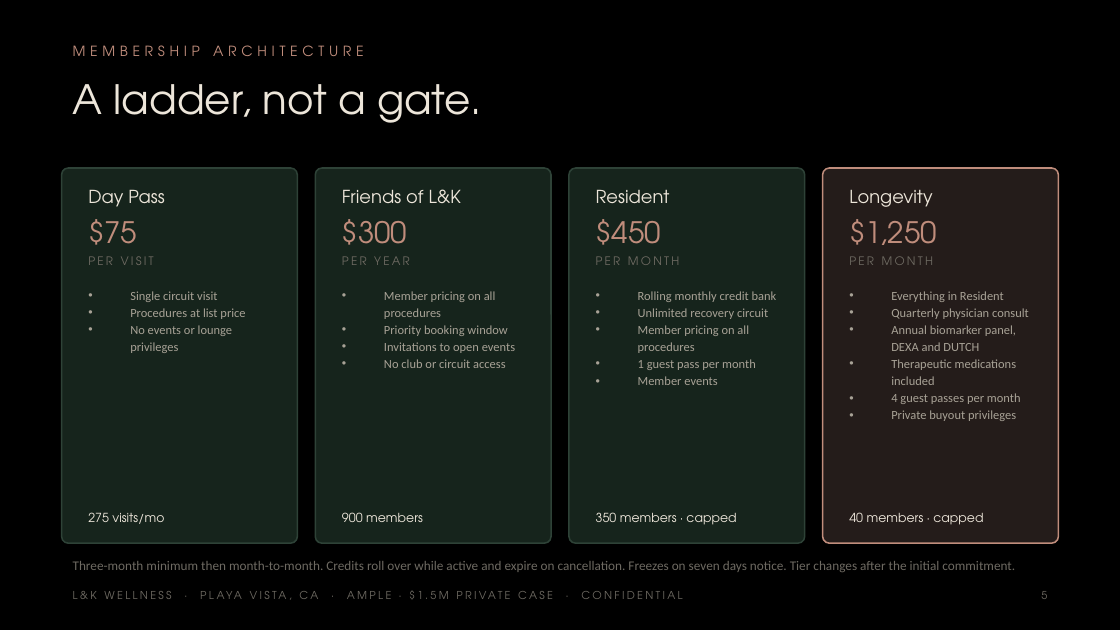
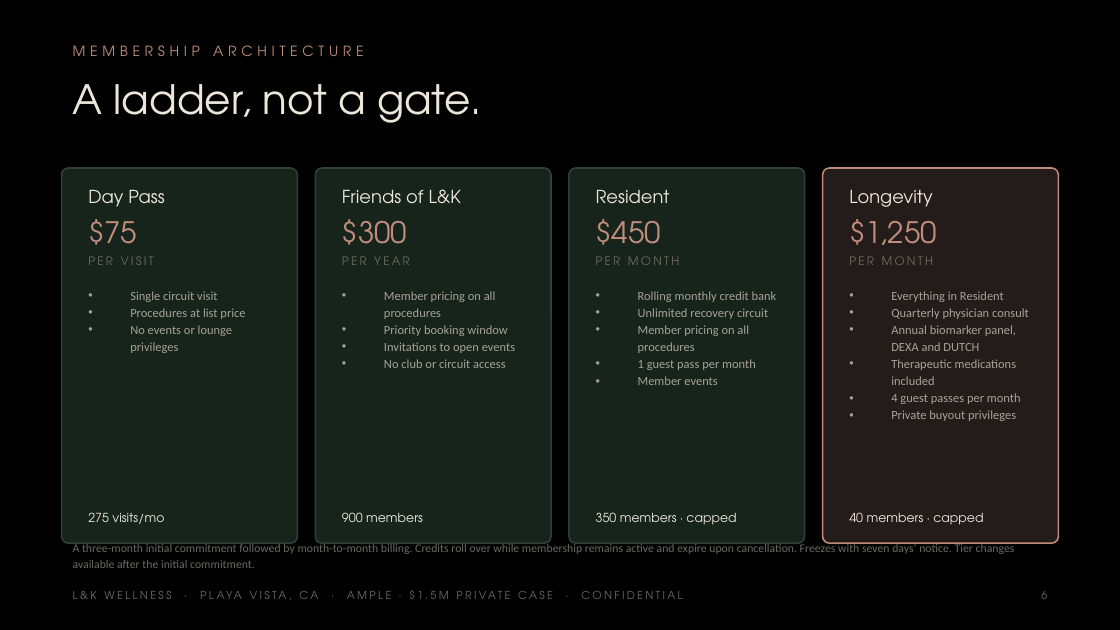
Before and after one commit to apexalpha811/2mil_ample, a slide deck: slide 6 of 1.5mil_ample.pptx (slide 5 before the commit). Drawn at 1120x630 pixels with LibreOffice and Linux fonts; fonts in the diff are those of the drawing. Boxes give left, top, right and bottom in pixels: in the first picture for what was removed or moved away, otherwise in the second. Text is boxed around its words. In the diff, an @@ line names an element or a change of style, - is before the commit and + after.

```diff
--- a/1.5mil_ample.pptx
+++ b/1.5mil_ample.pptx
@@ text "A three-month initial commitment followed ..." at (73,542,1015,568): vertical alignment middle to top @@
@@ text at (73,542,1015,568): text changed; size 8.5 to 7.5 pt @@
-Three-month minimum then month-to-month. Credits roll over while active and expire on cancellation. Freezes on seven days notice. Tier changes after the initial commitment.
+A three-month initial commitment followed by month-to-month billing. Credits roll over while membership remains active and expire upon cancellation. Freezes with seven days’ notice. Tier changes available after the initial commitment.
```
Also in this commit, not shown: 32 other slides changed, 5 slides added, 5 other files.
